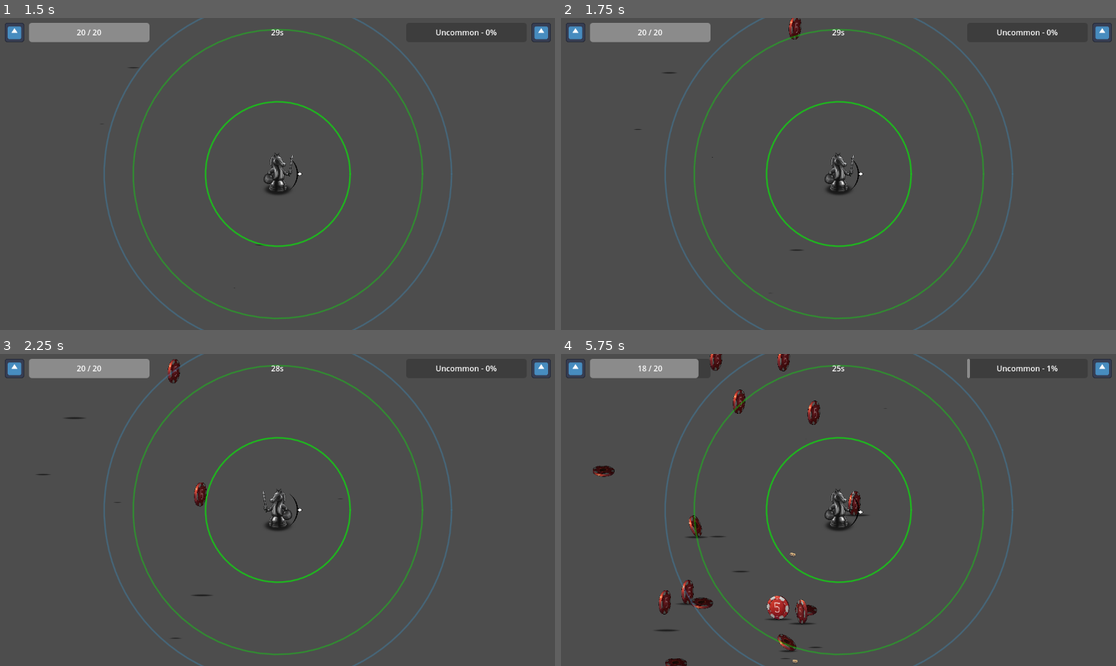
Above: before the commit, frames 1-4 (two rows, left to right).
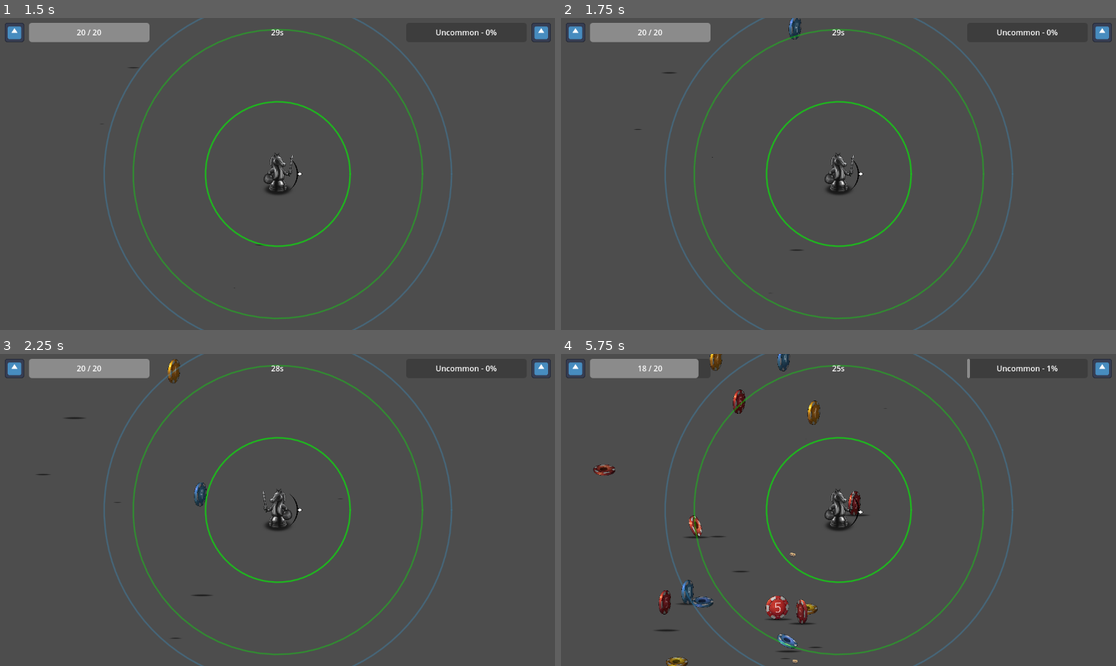
Above: after the commit, the same moments.

Repository: dikiyPetr/micro_jam
Game: Godot game, scene res://Levels/test_core_scene.tscn
Two runs of this game, one before a commit and one after it. Both use one fixed random seed, a clock stepped at 60 frames per second and the inputs below. The engine's default icon, where the game draws it, is replaced by a stand-in: a white triangle on a blue panel in a dark square.
Inputs:
- Up to frame 1 (1.5 s): tap Enter at 0.5 s; hold D (right) from 0.53 s (still down); tap W (up) at 0.6, 0.77, 1.07, 1.35 s; tap Space at 1.25 s
- Up to frame 2 (1.75 s): keep holding D (right); tap W (up) at 1.52 s
- Up to frame 3 (2.25 s): tap W (up) at 1.82, 2.1 s; release D (right) at 2.03 s; hold A (left) from 2.03 s (still down)
- Up to frame 4 (5.75 s): release A (left) at 2.78 s; hold D (right) 2.78-4.28 s; tap W (up) at 2.85, 3.02, 3.32, 3.6, 3.77, 4.07, 4.35, 4.52, 4.82, 5.1 s; hold A (left) 4.28-5.03 s; hold D (right) from 5.03 s (still down)

Frame 1 is identical in both runs. In frame 2, 0.1% of the frame differs, in the area x 41-44%, y 0-7%; in frame 3, 0.2%; in frame 4, 1.1%, in the area x 5-47%, y 0-100%.

Commit message:
add colorful chips

Diff:
--- /dev/null
+++ b/Assets/chip/chip_blue_frames.tres
@@ -0,0 +1,67 @@
+[gd_resource type="SpriteFrames" load_steps=12 format=3 uid="uid://d2ayjccqb1mce"]
+
+[ext_resource type="Texture2D" uid="uid://bqxp5cw7crujm" path="res://Assets/chip/blue_chip/death.png" id="1_fm7jr"]
+[ext_resource type="Texture2D" uid="uid://b4oucokyrlhs3" path="res://Assets/chip/blue_chip/3(5).png" id="2_wa34b"]
+[ext_resource type="Texture2D" uid="uid://cd1vpoyrg23si" path="res://Assets/chip/blue_chip/3(4).png" id="3_uok7x"]
+[ext_resource type="Texture2D" uid="uid://cm35726p0a42g" path="res://Assets/chip/blue_chip/3.png" id="4_fm7jr"]
+[ext_resource type="Texture2D" uid="uid://b0s1emod85jpp" path="res://Assets/chip/blue_chip/4.png" id="5_wa34b"]
+[ext_resource type="Texture2D" uid="uid://cwqfsmfnu6gyw" path="res://Assets/chip/blue_chip/5.png" id="6_uok7x"]
+[ext_resource type="Texture2D" uid="uid://kwtimoo0wp1j" path="res://Assets/chip/blue_chip/6.png" id="7_citni"]
+[ext_resource type="Texture2D" uid="uid://ckxlsjyr77tf7" path="res://Assets/chip/blue_chip/7.png" id="8_abfho"]
+[ext_resource type="Texture2D" uid="uid://dwrkytj3u84t6" path="res://Assets/chip/blue_chip/8.png" id="9_mxx23"]
+[ext_resource type="Texture2D" uid="uid://wr6ldvl6sg4i" path="res://Assets/chip/blue_chip/1.png" id="10_vaf28"]
+[ext_resource type="Texture2D" uid="uid://dw5y7bkl6mkf6" path="res://Assets/chip/blue_chip/2.png" id="11_bwner"]
+
+[resource]
+animations = [{
+"frames": [{
+"duration": 1.0,
+"texture": ExtResource("1_fm7jr")
+}, {
+"duration": 1.0,
+"texture": ExtResource("2_wa34b")
+}, {
+"duration": 1.0,
+"texture": ExtResource("3_uok7x")
+}],
+"loop": false,
+"name": &"death",
+"speed": 5.0
+}, {
+"frames": [{
+"duration": 1.0,
+"texture": ExtResource("4_fm7jr")
+}, {
+"duration": 1.0,
+"texture": ExtResource("5_wa34b")
+}, {
+"duration": 1.0,
+"texture": ExtResource("6_uok7x")
+}, {
+"duration": 1.0,
+"texture": ExtResource("7_citni")
+}, {
+"duration": 1.0,
+"texture": ExtResource("8_abfho")
+}, {
+"duration": 1.0,
+"texture": ExtResource("9_mxx23")
+}, {
+"duration": 1.0,
+"texture": ExtResource("10_vaf28")
+}, {
+"duration": 1.0,
+"texture": ExtResource("11_bwner")
+}],
+"loop": true,
+"name": &"idle",
+"speed": 5.0
+}, {
+"frames": [{
+"duration": 1.0,
+"texture": ExtResource("4_fm7jr")
+}],
+"loop": true,
+"name": &"spawn",
+"speed": 5.0
+}]
--- /dev/null
+++ b/Assets/chip/chip_red_frames.tres
@@ -0,0 +1,67 @@
+[gd_resource type="SpriteFrames" load_steps=12 format=3 uid="uid://is1n1ygrlo0u"]
+
+[ext_resource type="Texture2D" uid="uid://ccq60am2neacn" path="res://Assets/chip/death.png" id="1_jgans"]
+[ext_resource type="Texture2D" uid="uid://n1op6gya7ut7" path="res://Assets/chip/3(7).png" id="2_j1xqy"]
+[ext_resource type="Texture2D" uid="uid://c8ldqygsdbf4f" path="res://Assets/chip/3(6).png" id="3_dgqt8"]
+[ext_resource type="Texture2D" uid="uid://c7nl7u3d20fv3" path="res://Assets/chip/4.png" id="5_caenr"]
+[ext_resource type="Texture2D" uid="uid://bawso8t8n3117" path="res://Assets/chip/5.png" id="6_dus5l"]
+[ext_resource type="Texture2D" uid="uid://cpdt2vmg44wp4" path="res://Assets/chip/6.png" id="7_oehig"]
+[ext_resource type="Texture2D" uid="uid://dila5hlsqxfjw" path="res://Assets/chip/7.png" id="8_ki75f"]
+[ext_resource type="Texture2D" uid="uid://biglb0pihh0mq" path="res://Assets/chip/8.png" id="9_j4e5h"]
+[ext_resource type="Texture2D" uid="uid://bdhh7tfj7hvjc" path="res://Assets/chip/1.png" id="10_yr0u7"]
+[ext_resource type="Texture2D" uid="uid://diickue08qhcq" path="res://Assets/chip/2.png" id="11_3eadf"]
+[ext_resource type="Texture2D" uid="uid://7v027xundmbm" path="res://Assets/chip/3.png" id="12_hcd6q"]
+
+[resource]
+animations = [{
+"frames": [{
+"duration": 1.0,
+"texture": ExtResource("1_jgans")
+}, {
+"duration": 1.0,
+"texture": ExtResource("2_j1xqy")
+}, {
+"duration": 1.0,
+"texture": ExtResource("3_dgqt8")
+}],
+"loop": false,
+"name": &"death",
+"speed": 5.0
+}, {
+"frames": [{
+"duration": 1.0,
+"texture": ExtResource("12_hcd6q")
+}, {
+"duration": 1.0,
+"texture": ExtResource("5_caenr")
+}, {
+"duration": 1.0,
+"texture": ExtResource("6_dus5l")
+}, {
+"duration": 1.0,
+"texture": ExtResource("7_oehig")
+}, {
+"duration": 1.0,
+"texture": ExtResource("8_ki75f")
+}, {
+"duration": 1.0,
+"texture": ExtResource("9_j4e5h")
+}, {
+"duration": 1.0,
+"texture": ExtResource("10_yr0u7")
+}, {
+"duration": 1.0,
+"texture": ExtResource("11_3eadf")
+}],
+"loop": true,
+"name": &"idle",
+"speed": 5.0
+}, {
+"frames": [{
+"duration": 1.0,
+"texture": ExtResource("12_hcd6q")
+}],
+"loop": true,
+"name": &"spawn",
+"speed": 5.0
+}]
--- /dev/null
+++ b/Assets/chip/chip_yellow_frames.tres
@@ -0,0 +1,67 @@
+[gd_resource type="SpriteFrames" load_steps=12 format=3 uid="uid://uuhk8o5i0r5u"]
+
+[ext_resource type="Texture2D" uid="uid://bma0ou2ouxmo2" path="res://Assets/chip/yellow_chip/death.png" id="1_diwgx"]
+[ext_resource type="Texture2D" uid="uid://haoxuysbox88" path="res://Assets/chip/yellow_chip/3(9).png" id="2_6m1q4"]
+[ext_resource type="Texture2D" uid="uid://bfrwkaark5d18" path="res://Assets/chip/yellow_chip/3(8).png" id="3_d5xih"]
+[ext_resource type="Texture2D" uid="uid://0aixnxpao5tc" path="res://Assets/chip/yellow_chip/3.png" id="4_mfcuk"]
+[ext_resource type="Texture2D" uid="uid://57y7e5f1b7kc" path="res://Assets/chip/yellow_chip/4.png" id="5_i22m7"]
+[ext_resource type="Texture2D" uid="uid://b56b066ptm2my" path="res://Assets/chip/yellow_chip/5.png" id="6_ei1y2"]
+[ext_resource type="Texture2D" uid="uid://byi3gsyvrx86d" path="res://Assets/chip/yellow_chip/6.png" id="7_218h4"]
+[ext_resource type="Texture2D" uid="uid://cab6n0lnejqpn" path="res://Assets/chip/yellow_chip/7.png" id="8_yq20q"]
+[ext_resource type="Texture2D" uid="uid://cubtsy8a562ud" path="res://Assets/chip/yellow_chip/8.png" id="9_41ptv"]
+[ext_resource type="Texture2D" uid="uid://djv4n78qasie1" path="res://Assets/chip/yellow_chip/1.png" id="10_8nfmm"]
+[ext_resource type="Texture2D" uid="uid://fxvxqc44n2ju" path="res://Assets/chip/yellow_chip/2.png" id="11_1id1m"]
+
+[resource]
+animations = [{
+"frames": [{
+"duration": 1.0,
+"texture": ExtResource("1_diwgx")
+}, {
+"duration": 1.0,
+"texture": ExtResource("2_6m1q4")
+}, {
+"duration": 1.0,
+"texture": ExtResource("3_d5xih")
+}],
+"loop": false,
+"name": &"death",
+"speed": 5.0
+}, {
+"frames": [{
+"duration": 1.0,
+"texture": ExtResource("4_mfcuk")
+}, {
+"duration": 1.0,
+"texture": ExtResource("5_i22m7")
+}, {
+"duration": 1.0,
+"texture": ExtResource("6_ei1y2")
+}, {
+"duration": 1.0,
+"texture": ExtResource("7_218h4")
+}, {
+"duration": 1.0,
+"texture": ExtResource("8_yq20q")
+}, {
+"duration": 1.0,
+"texture": ExtResource("9_41ptv")
+}, {
+"duration": 1.0,
+"texture": ExtResource("10_8nfmm")
+}, {
+"duration": 1.0,
+"texture": ExtResource("11_1id1m")
+}],
+"loop": true,
+"name": &"idle",
+"speed": 5.0
+}, {
+"frames": [{
+"duration": 1.0,
+"texture": ExtResource("4_mfcuk")
+}],
+"loop": true,
+"name": &"spawn",
+"speed": 5.0
+}]
--- a/Levels/test_core_scene.tscn
+++ b/Levels/test_core_scene.tscn
@@ -10,6 +10,8 @@
 [ext_resource type="AudioStream" uid="uid://bbl4wl2enkhei" path="res://Assets/Sounds/Patron Saint of Heists.mp3" id="8_1l0e7"]
 [ext_resource type="Script" uid="uid://b4f5h7j2hni7v" path="res://Scripts/slot_machine/slot_machine_manager.gd" id="9_k5ha1"]
 [ext_resource type="PackedScene" uid="uid://yxpoegnyjx62" path="res://SlotMachine/slot_machine_clean.tscn" id="10_nxgek"]
+[ext_resource type="PackedScene" uid="uid://bbsga7adf2pid" path="res://Prefabs/Area/floor.tscn" id="11_8llcg"]
+[ext_resource type="Script" uid="uid://bn0ah4u5nx1mg" path="res://Scripts/global/game_manager.gd" id="12_rabog"]
 
 [node name="TestCoreScene" type="Node2D"]
 
@@ -61,3 +63,8 @@
 
 [node name="SlotMachine" parent="SlotMachineManager/CanvasLayer" instance=ExtResource("10_nxgek")]
 position = Vector2(690, 372)
+
+[node name="Floor" parent="." instance=ExtResource("11_8llcg")]
+
+[node name="GameManager" type="Node" parent="."]
+script = ExtResource("12_rabog")
--- a/Prefabs/Actors/enemy_vl.tscn
+++ b/Prefabs/Actors/enemy_vl.tscn
@@ -1,12 +1,39 @@
-[gd_scene load_steps=16 format=3 uid="uid://ded5qcwcmmv2o"]
+[gd_scene load_steps=22 format=3 uid="uid://ded5qcwcmmv2o"]
 
 [ext_resource type="Script" uid="uid://eqf5ehm4tajh" path="res://Scripts/enemy/enemy_vl.gd" id="1_k5hu2"]
-[ext_resource type="SpriteFrames" uid="uid://dqiw7hb5k15r2" path="res://Assets/Enemy/enemy_sprite_frames.tres" id="2_4qfwf"]
+[ext_resource type="Script" uid="uid://qen6aop3n14x" path="res://Scripts/enemy/enemy_config.gd" id="2_7w1n0"]
+[ext_resource type="SpriteFrames" uid="uid://d2ayjccqb1mce" path="res://Assets/chip/chip_blue_frames.tres" id="2_34ktt"]
+[ext_resource type="SpriteFrames" uid="uid://is1n1ygrlo0u" path="res://Assets/chip/chip_red_frames.tres" id="3_7w1n0"]
 [ext_resource type="Texture2D" uid="uid://didkoon0746vs" path="res://Assets/shadow/shadow.png" id="3_33013"]
 [ext_resource type="Script" uid="uid://o01oig0pndg5" path="res://Scripts/stats/health.gd" id="3_m1oif"]
 [ext_resource type="Script" uid="uid://cycnwxgp3u6o5" path="res://Scripts/stats/damagable.gd" id="4_edvrr"]
+[ext_resource type="SpriteFrames" uid="uid://uuhk8o5i0r5u" path="res://Assets/chip/chip_yellow_frames.tres" id="5_7w1n0"]
 [ext_resource type="Script" uid="uid://bsqya3w8bptdj" path="res://Scripts/items/drop.gd" id="5_rol3d"]
 [ext_resource type="PackedScene" uid="uid://c4tpr8vvvw4r8" path="res://Prefabs/items/coin.tscn" id="6_4qfwf"]
+
+[sub_resource type="Resource" id="Resource_wuh1o"]
+script = ExtResource("2_7w1n0")
+hp = 1.0
+damage = 1.0
+speed = 1.0
+sprite_frames = ExtResource("2_34ktt")
+metadata/_custom_type_script = "uid://qen6aop3n14x"
+
+[sub_resource type="Resource" id="Resource_d15ci"]
+script = ExtResource("2_7w1n0")
+hp = 1.0
+damage = 1.0
+speed = 1.0
+sprite_frames = ExtResource("3_7w1n0")
+metadata/_custom_type_script = "uid://qen6aop3n14x"
+
+[sub_resource type="Resource" id="Resource_pbxno"]
+script = ExtResource("2_7w1n0")
+hp = 1.0
+damage = 1.0
+speed = 1.0
+sprite_frames = ExtResource("5_7w1n0")
+metadata/_custom_type_script = "uid://qen6aop3n14x"
 
 [sub_resource type="Animation" id="Animation_4uocp"]
 length = 0.001
@@ -69,6 +96,46 @@
 "transitions": PackedFloat32Array(1),
 "update": 1,
 "values": [true]
+}
+
+[sub_resource type="Animation" id="Animation_7w1n0"]
+resource_name = "dead"
+length = 0.7
+tracks/0/type = "value"
+tracks/0/imported = false
+tracks/0/enabled = true
+tracks/0/path = NodePath("Sprite2D:animation")
+tracks/0/interp = 1
+tracks/0/loop_wrap = true
+tracks/0/keys = {
+"times": PackedFloat32Array(0),
+"transitions": PackedFloat32Array(1),
+"update": 1,
+"values": [&"death"]
+}
+tracks/1/type = "value"
+tracks/1/imported = false
+tracks/1/enabled = true
+tracks/1/path = NodePath("Sprite2D:scale")
+tracks/1/interp = 1
+tracks/1/loop_wrap = true
+tracks/1/keys = {
+"times": PackedFloat32Array(0.6, 0.7),
+"transitions": PackedFloat32Array(0.000135445, 1),
+"update": 0,
+"values": [Vector2(0.1, 0.1), Vector2(0.08, 0.08)]
+}
+tracks/2/type = "value"
+tracks/2/imported = false
+tracks/2/enabled = true
+tracks/2/path = NodePath("Shadow:visible")
+tracks/2/interp = 1
+tracks/2/loop_wrap = true
+tracks/2/keys = {
+"times": PackedFloat32Array(0.6),
+"transitions": PackedFloat32Array(1),
+"update": 1,
+"values": [false]
 }
 
 [sub_resource type="Animation" id="Animation_33013"]
@@ -150,46 +217,6 @@
 "values": [Vector2(0, 0), Vector2(0.0218333, 0.025)]
 }
 
-[sub_resource type="Animation" id="Animation_7w1n0"]
-resource_name = "dead"
-length = 0.7
-tracks/0/type = "value"
-tracks/0/imported = false
-tracks/0/enabled = true
-tracks/0/path = NodePath("Sprite2D:animation")
-tracks/0/interp = 1
-tracks/0/loop_wrap = true
-tracks/0/keys = {
-"times": PackedFloat32Array(0),
-"transitions": PackedFloat32Array(1),
-"update": 1,
-"values": [&"death"]
-}
-tracks/1/type = "value"
-tracks/1/imported = false
-tracks/1/enabled = true
-tracks/1/path = NodePath("Sprite2D:scale")
-tracks/1/interp = 1
-tracks/1/loop_wrap = true
-tracks/1/keys = {
-"times": PackedFloat32Array(0.6, 0.7),
-"transitions": PackedFloat32Array(0.000135445, 1),
-"update": 0,
-"values": [Vector2(0.1, 0.1), Vector2(0.08, 0.08)]
-}
-tracks/2/type = "value"
-tracks/2/imported = false
-tracks/2/enabled = true
-tracks/2/path = NodePath("Shadow:visible")
-tracks/2/interp = 1
-tracks/2/loop_wrap = true
-tracks/2/keys = {
-"times": PackedFloat32Array(0.6),
-"transitions": PackedFloat32Array(1),
-"update": 1,
-"values": [false]
-}
-
 [sub_resource type="AnimationLibrary" id="AnimationLibrary_7w1n0"]
 _data = {
 &"RESET": SubResource("Animation_4uocp"),
@@ -212,6 +239,7 @@
 collision_layer = 2
 collision_mask = 2
 script = ExtResource("1_k5hu2")
+enemyConfig = Array[ExtResource("2_7w1n0")]([SubResource("Resource_wuh1o"), SubResource("Resource_d15ci"), SubResource("Resource_pbxno")])
 
 [node name="Shadow" type="Sprite2D" parent="."]
 z_index = -1
@@ -222,7 +250,7 @@
 [node name="Sprite2D" type="AnimatedSprite2D" parent="."]
 z_index = 1
 scale = Vector2(0.1, 0.1)
-sprite_frames = ExtResource("2_4qfwf")
+sprite_frames = ExtResource("3_7w1n0")
 animation = &"idle"
 
 [node name="AnimationPlayer" type="AnimationPlayer" parent="."]
--- /dev/null
+++ b/Prefabs/Area/floor.tscn
@@ -0,0 +1,6 @@
+[gd_scene format=3 uid="uid://bbsga7adf2pid"]
+
+[node name="Floor" type="Node2D"]
+
+[node name="Sprite2D" type="Sprite2D" parent="."]
+z_index = -2
--- a/Prefabs/items/coin.tscn
+++ b/Prefabs/items/coin.tscn
@@ -1,57 +1,10 @@
-[gd_scene load_steps=11 format=3 uid="uid://c4tpr8vvvw4r8"]
+[gd_scene load_steps=8 format=3 uid="uid://c4tpr8vvvw4r8"]
 
 [ext_resource type="Script" uid="uid://xn3min3ybq8g" path="res://Scripts/items/coin.gd" id="1_g0cwl"]
-[ext_resource type="Texture2D" uid="uid://cyyk0k0qtbmsk" path="res://Assets/chip/3(1).png" id="2_f62sj"]
-[ext_resource type="Texture2D" uid="uid://bqbd8p3su5hju" path="res://Assets/chip/3(2).png" id="2_p2xcf"]
-[ext_resource type="Texture2D" uid="uid://bm71fopce3g46" path="res://Assets/chip/3(3).png" id="3_f4l7e"]
+[ext_resource type="SpriteFrames" uid="uid://d2ayjccqb1mce" path="res://Assets/chip/chip_blue_frames.tres" id="2_0foyn"]
 [ext_resource type="Texture2D" uid="uid://didkoon0746vs" path="res://Assets/shadow/shadow.png" id="5_f4l7e"]
 
 [sub_resource type="RectangleShape2D" id="RectangleShape2D_0foyn"]
-
-[sub_resource type="SpriteFrames" id="SpriteFrames_mhrrc"]
-animations = [{
-"frames": [{
-"duration": 1.0,
-"texture": ExtResource("2_p2xcf")
-}, {
-"duration": 1.0,
-"texture": ExtResource("3_f4l7e")
-}, {
-"duration": 1.0,
-"texture": ExtResource("2_f62sj")
-}],
-"loop": false,
-"name": &"death",
-"speed": 5.0
-}]
-
-[sub_resource type="Animation" id="Animation_f4l7e"]
-resource_name = "death"
-length = 0.6
-tracks/0/type = "value"
-tracks/0/imported = false
-tracks/0/enabled = true
-tracks/0/path = NodePath("Shadow:scale")
-tracks/0/interp = 1
-tracks/0/loop_wrap = true
-tracks/0/keys = {
-"times": PackedFloat32Array(0, 0.366667),
-"transitions": PackedFloat32Array(1, 1),
-"update": 0,
-"values": [Vector2(0.0218333, 0.025), Vector2(0.01, 0.02)]
-}
-tracks/1/type = "value"
-tracks/1/imported = false
-tracks/1/enabled = true
-tracks/1/path = NodePath("Shadow:visible")
-tracks/1/interp = 1
-tracks/1/loop_wrap = true
-tracks/1/keys = {
-"times": PackedFloat32Array(0.6),
-"transitions": PackedFloat32Array(1),
-"update": 1,
-"values": [false]
-}
 
 [sub_resource type="Animation" id="Animation_mhrrc"]
 length = 0.001
@@ -80,6 +33,34 @@
 "values": [true]
 }
 
+[sub_resource type="Animation" id="Animation_f4l7e"]
+resource_name = "death"
+length = 0.6
+tracks/0/type = "value"
+tracks/0/imported = false
+tracks/0/enabled = true
+tracks/0/path = NodePath("Shadow:scale")
+tracks/0/interp = 1
+tracks/0/loop_wrap = true
+tracks/0/keys = {
+"times": PackedFloat32Array(0, 0.366667),
+"transitions": PackedFloat32Array(1, 1),
+"update": 0,
+"values": [Vector2(0.0218333, 0.025), Vector2(0.02, 0.021)]
+}
+tracks/1/type = "value"
+tracks/1/imported = false
+tracks/1/enabled = true
+tracks/1/path = NodePath("Shadow:visible")
+tracks/1/interp = 1
+tracks/1/loop_wrap = true
+tracks/1/keys = {
+"times": PackedFloat32Array(0.6),
+"transitions": PackedFloat32Array(1),
+"update": 1,
+"values": [false]
+}
+
 [sub_resource type="AnimationLibrary" id="AnimationLibrary_8cklf"]
 _data = {
 &"RESET": SubResource("Animation_mhrrc"),
@@ -96,11 +77,9 @@
 
 [node name="Sprite2D" type="AnimatedSprite2D" parent="."]
 scale = Vector2(0.09, 0.09)
-sprite_frames = SubResource("SpriteFrames_mhrrc")
+sprite_frames = ExtResource("2_0foyn")
 animation = &"death"
 autoplay = "death"
-frame = 2
-frame_progress = 1.0
 
 [node name="Shadow" type="Sprite2D" parent="."]
 z_index = -1
--- /dev/null
+++ b/Scripts/enemy/enemy_config.gd
@@ -0,0 +1,8 @@
+extends Resource
+class_name EnemyConfig
+# это все множетели статов для различных врагов
+# Сами статы находятся в EnemyStat
+@export var hp: float = 1
+@export var damage: float = 1
+@export var speed: float = 1
+@export var sprite_frames: SpriteFrames
--- a/Scripts/enemy/enemy_vl.gd
+++ b/Scripts/enemy/enemy_vl.gd
@@ -13,6 +13,9 @@
 @export var spawn_anim_name: StringName = &"spawn"
 @export var lock_movement_during_spawn: bool = true
 
+@export_group("config")
+@export var enemyConfig: Array[EnemyConfig]
+
 @onready var damagable: Damagable = $Damagable
 @onready var health: Health = $Health
 @onready var _anim: AnimationPlayer = $AnimationPlayer
@@ -21,21 +24,31 @@
 @onready var _sprite: AnimatedSprite2D = $Sprite2D
 @onready var _collision: CollisionShape2D = $CollisionShape2D
 @onready var _drop: Drop = $Drop
+
 var _player: Node2D
 var _dir_to_player := Vector2.ZERO
 var _stat: EnemyStat
+var config: EnemyConfig
 var _spawning: bool = false
+var _rng := RandomNumberGenerator.new()
 
 func _ready() -> void:
 	if target != null:
 		_player = target
 	if _player == null:
 		_player = get_tree().get_first_node_in_group(Groups.Player) as Node2D
+
+	var configI : int = _rng.randi_range(0, enemyConfig.size()-1)
+	config  = enemyConfig.get(configI)
+	_sprite.sprite_frames = config.sprite_frames
 	_sprite.play()
+
 	_stat = Global.enemyStat
-	health.max_hp = _stat.hp
-	health.hp = _stat.hp
-	damagable.damage_amount = _stat.damage
+	health.max_hp = _stat.hp * config.hp
+	health.hp = _stat.hp * config.hp
+	damagable.damage_amount = _stat.damage * config.damage
+
+
 	# Активация/деактивация боевых зон через функцию:
 	_set_combat_enabled(false)  # по умолчанию выключим — на случай мгновенного спавна
 
@@ -86,7 +99,7 @@
 
 	# 2) Steering к цели с ограничением Δv/кадр
 	var v := velocity
-	var desired := _dir_to_player * _stat.max_speed
+	var desired := _dir_to_player * _stat.max_speed * config.speed
 	var dv := desired - v
 	var max_dv := max_dv_per_frame * delta
 	if dv.length() > max_dv:
--- /dev/null
+++ b/Scripts/global/game_manager.gd
@@ -0,0 +1,4 @@
+extends Node
+class_name GameManager
+enum State {Playing,Pause,Gambling,GameOver}
+var state:State = State.Playing
--- a/Scripts/items/coin.gd
+++ b/Scripts/items/coin.gd
@@ -1,11 +1,14 @@
 extends Area2D
 class_name Coin       # авто-деспавн (0 = беск.)
 
+var sprite_frames: SpriteFrames
 var _life: float
 var _target: Node2D
 var _stat: DropStat
 
 func _ready() -> void:
+	$Sprite2D.sprite_frames = sprite_frames
+	$Sprite2D.play()
 	_stat = Global.dropStat
 	area_entered.connect(_on_area_entered)
 	_life = _stat.lifetime
--- a/Scripts/items/drop.gd
+++ b/Scripts/items/drop.gd
@@ -3,14 +3,18 @@
 @export var coin: PackedScene
 var _rng := RandomNumberGenerator.new()
 var _drop_stat: DropStat
+var parent: Enemy
 
 func _ready() -> void:
 	_drop_stat=Global.dropStat
+	parent = $".."
 
 func _spawn_coins() -> void:
-	var parent := _get_coin_pool()
-	var c := coin.instantiate()
-	parent.add_child(c)
+	var pool := _get_coin_pool()
+	var c : Coin = coin.instantiate()
+	c.sprite_frames = parent.config.sprite_frames
+
+	pool.add_child(c)
 	var pos := (get_parent() as Node2D).global_position
 	(c as Node2D).global_position = pos
 
Binary file removed: Assets/chip/3(1).png
Binary file removed: Assets/chip/3(2).png
Binary file removed: Assets/chip/3(3).png
Binary file added: Assets/chip/3(6).png
Not shown, changed: Assets/chip/3(6).png.import
Binary file added: Assets/chip/3(7).png
Not shown, added: Assets/chip/3(7).png.import
Binary file added: Assets/chip/blue_chip/1.png
Not shown, added: Assets/chip/blue_chip/1.png.import
Binary file added: Assets/chip/blue_chip/2.png
Not shown, added: Assets/chip/blue_chip/2.png.import
Binary file added: Assets/chip/blue_chip/3(4).png
(and 44 more such lines)
